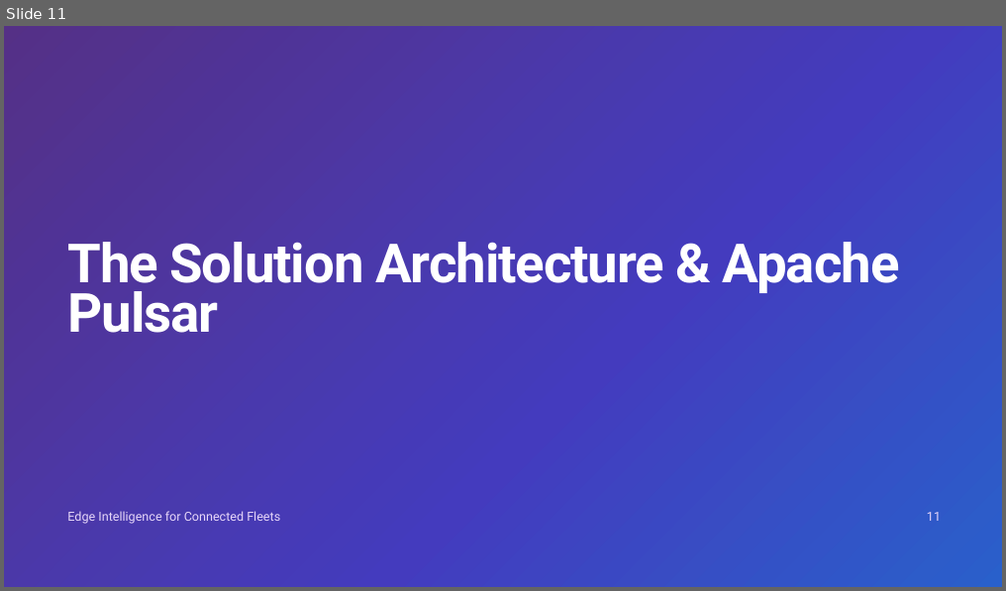
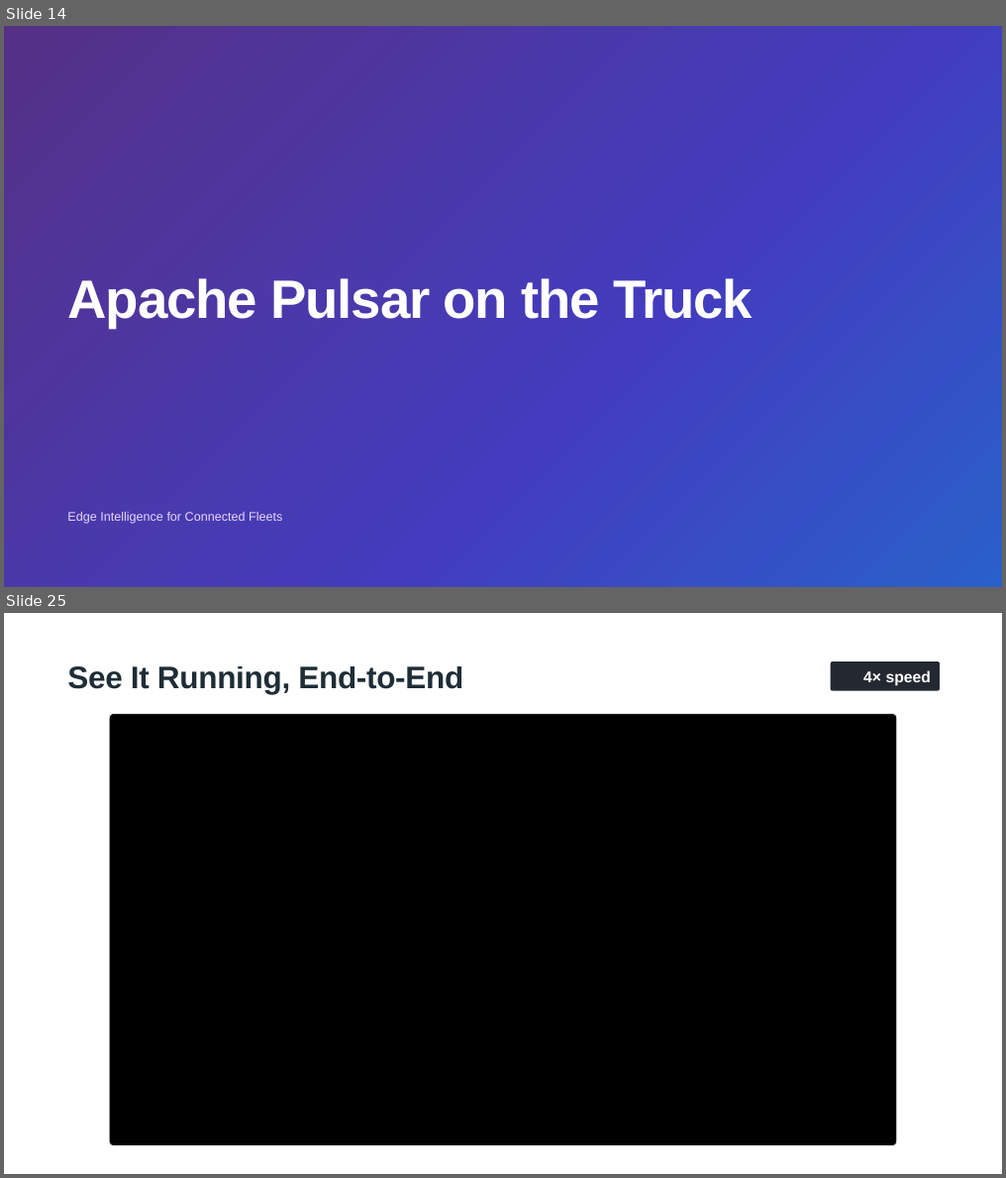
Before and after one commit to david-streamlio/fleet-trilogy, a slide deck: talks/talk1-edge-intelligence/slides/Edge-Intelligence-for-Connected-Fleets.pptx. Shown one above the other, each under a label of ours: slide 11 before the commit, slides 14 and 25 after it; the slides between them are not shown. The pictures are 1006x591 and 1006x1178 pixels, drawn with LibreOffice and Linux fonts; fonts in the diff are those of the drawing; background and template pictures are left out. Boxes give left, top, right and bottom in pixels: in the first picture for what was removed or moved away, otherwise in the second. Text is boxed around its words. In the diff, an @@ line names an element or a change of style, - is before the commit and + after.

Commit message:
slides: replace Talk 1's PPTX with the deck as presented
The committed PPTX was the Sep 30 export. Replace it with a fresh
Claude Design export that matches the HTML: 29 slides, starting with
the opening story slides. The demo on slide 25 is a still frame in the
PPTX; the README says so instead of flagging the file as out of date.

```diff
--- a/talks/talk1-edge-intelligence/slides/Edge-Intelligence-for-Connected-Fleets.pptx
+++ b/talks/talk1-edge-intelligence/slides/Edge-Intelligence-for-Connected-Fleets.pptx
@@ slide 25 added at (4,613,1002,1174), background #FFFFFF @@
@@ text added at (67,666,463,694), 45 pt, text #1C2B34 at 98% opacity, bold @@
+See It Running, End-to-End
@@ rounded rectangle added at (831,662,940,690), fill #242931 @@
@@ text added at (863,670,932,686), 22.5 pt, text #FFFFFF, bold @@
+4× speed
@@ rounded rectangle added at (109,714,897,1147), fill #000000, outline #E2E5ED 1.2 pt @@
@@ what was slide 11 is now slide 14 @@
@@ slide 14 changed as well @@
@@ text at (67,278,752,328): text changed; font Roboto to Arial @@
-The Solution Architecture & Apache Pulsar
+Apache Pulsar on the Truck
@@ text "Edge Intelligence for Connected Fleets" at (67,512,282,524): font Roboto to Arial @@
@@ text removed at (927,512,941,521) @@
-11
```
Also in this commit, not shown: 18 other slides changed, 9 other slides added, 7 slides removed, 1 other file.
